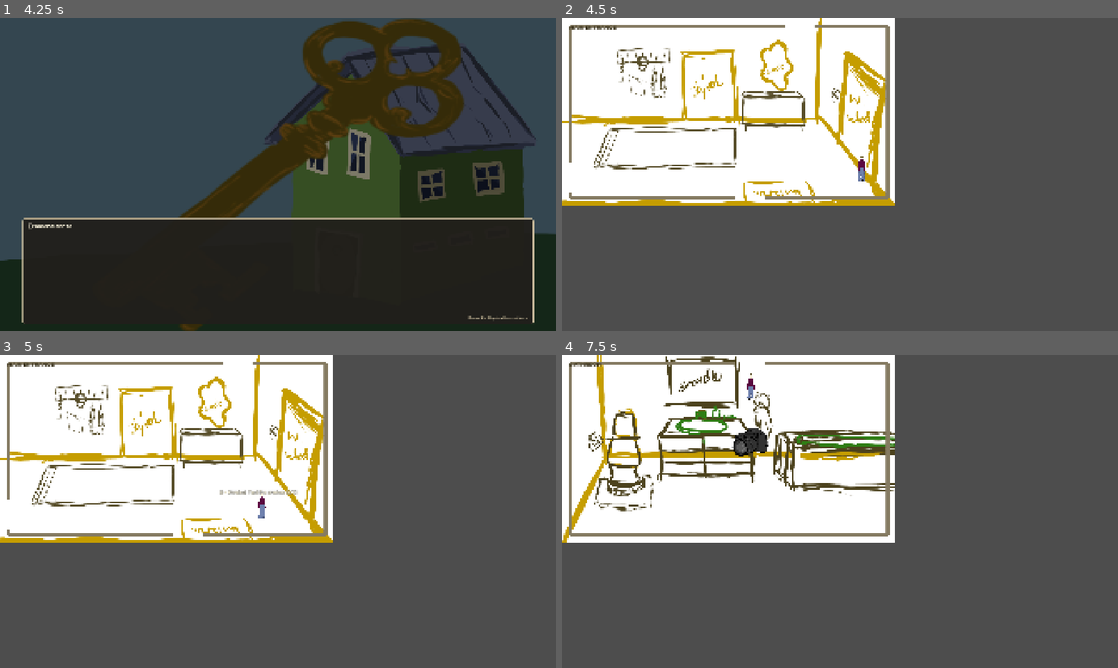
Above: before the commit, frames 1-4 (two rows, left to right).
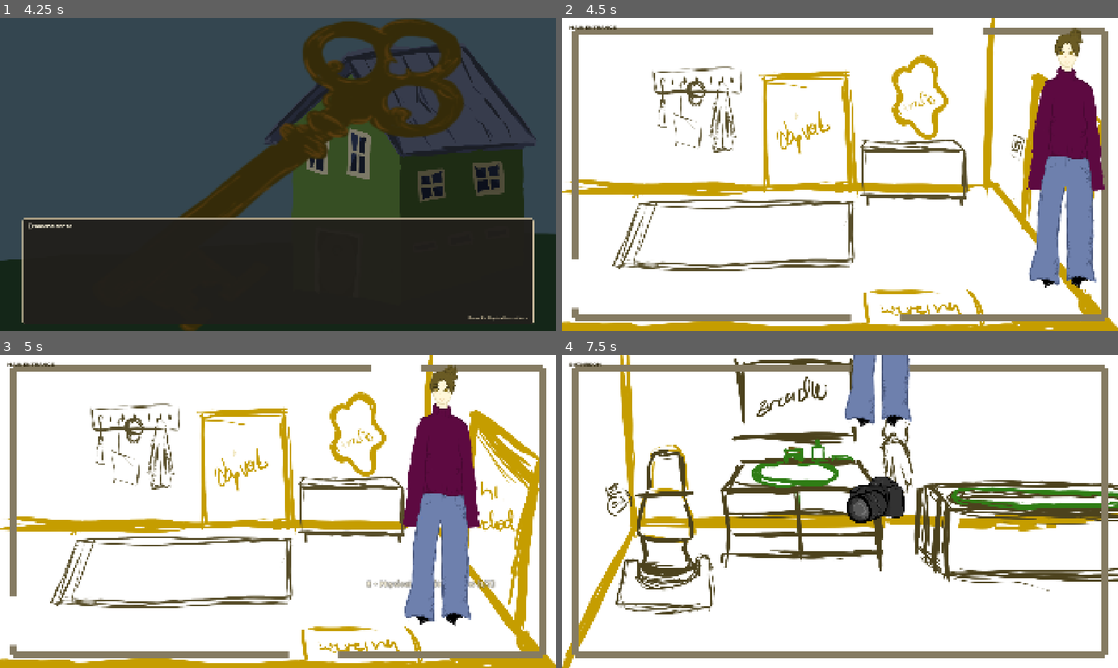
Above: after the commit, the same moments.

Repository: Sprotex/bechyne-game-jam-2026
Game: Godot game, scene res://scenes/root.tscn
The game is run twice, just before and just after one commit, with the same random seed, the same clock (stepped at 60 frames per second) and the same inputs. Sound files missing from this copy of the repository are replaced by a short silence.
Inputs:
- Up to frame 1 (4.25 s): click "ENTER THE FIRST ROOM" at 0.5 s; tap E (interact) at 1.25, 2.75, 3.5 s; hold D (move_right) 1.28-2.03 s; hold E (interact) 1.28-2.03 s; hold Escape (menu_back) 2.03-2.78 s; tap P (take_photo) at 2.1 s; hold D (move_right) 2.78-3.53 s; hold Space (toggle_music) 2.78-3.53 s; hold W (move_up) from 3.53 s (still down); tap Shift at 3.6 s
- Up to frame 2 (4.5 s): tap E (interact) at 4.25 s; release W (move_up) at 4.28 s; hold A (move_left) from 4.28 s (still down); hold E (interact) from 4.28 s (still down)
- Up to frame 3 (5 s): keep holding A (move_left); keep holding E (interact)
- Up to frame 4 (7.5 s): release E (interact) at 5.03 s; tap P (take_photo) at 5.1 s; release A (move_left) at 5.78 s; hold Escape (menu_back) 5.78-6.53 s; hold Space (toggle_music) 5.78-6.53 s; hold D (move_right) 6.53-7.25 s; tap Shift at 6.6 s; click "BACK" at 7.25 s

Frame 1 is identical in both runs. In frame 2, 77% of the frame differs, in the area x 0-100%, y 0-100%; in frame 3, 77%; in frame 4, 81%.
Error in both runs: Cannot call method 'set_input_as_handled' on a null value. (res://scripts/dialog_manager.gd:44)

Commit message:
Scale room layouts for widescreen resolution

Diff:
--- a/scenes/credits.tscn
+++ b/scenes/credits.tscn
@@ -21,10 +21,14 @@
 
 [node name="Title" type="Label" parent="." unique_id=603801952]
 layout_mode = 0
-offset_left = 420.0
-offset_top = 42.0
-offset_right = 732.0
-offset_bottom = 96.0
+anchor_left = 0.5
+anchor_top = 0.106481
+anchor_right = 0.5
+anchor_bottom = 0.106481
+offset_left = -156.0
+offset_top = -27.0
+offset_right = 156.0
+offset_bottom = 27.0
 theme_override_colors/font_color = Color(1, 0.973, 0.875, 1)
 theme_override_font_sizes/font_size = 42
 text = "CREDITS"
@@ -32,10 +36,14 @@
 
 [node name="Ondrej" type="Label" parent="." unique_id=115637845]
 layout_mode = 0
-offset_left = 102.0
-offset_top = 168.0
-offset_right = 442.0
-offset_bottom = 208.0
+anchor_left = 0.088542
+anchor_top = 0.259259
+anchor_right = 0.088542
+anchor_bottom = 0.259259
+offset_left = 0.0
+offset_top = 0.0
+offset_right = 340.0
+offset_bottom = 40.0
 rotation = -0.045
 theme_override_colors/font_color = Color(1, 0.973, 0.875, 1)
 theme_override_font_sizes/font_size = 28
@@ -43,19 +51,27 @@
 
 [node name="OndrejRole" type="Label" parent="." unique_id=977924631]
 layout_mode = 0
-offset_left = 118.0
-offset_top = 210.0
-offset_right = 460.0
-offset_bottom = 240.0
+anchor_left = 0.102431
+anchor_top = 0.324074
+anchor_right = 0.102431
+anchor_bottom = 0.324074
+offset_left = 0.0
+offset_top = 0.0
+offset_right = 342.0
+offset_bottom = 30.0
 rotation = -0.025
 text = "něco na projektu dělal"
 
 [node name="Vit" type="Label" parent="." unique_id=2031805615]
 layout_mode = 0
-offset_left = 628.0
-offset_top = 270.0
-offset_right = 930.0
-offset_bottom = 310.0
+anchor_left = 0.545139
+anchor_top = 0.416667
+anchor_right = 0.545139
+anchor_bottom = 0.416667
+offset_left = 0.0
+offset_top = 0.0
+offset_right = 302.0
+offset_bottom = 40.0
 rotation = 0.055
 theme_override_colors/font_color = Color(1, 0.973, 0.875, 1)
 theme_override_font_sizes/font_size = 28
@@ -63,19 +79,27 @@
 
 [node name="VitRole" type="Label" parent="." unique_id=1391565023]
 layout_mode = 0
-offset_left = 646.0
-offset_top = 312.0
-offset_right = 972.0
-offset_bottom = 342.0
+anchor_left = 0.560764
+anchor_top = 0.481481
+anchor_right = 0.560764
+anchor_bottom = 0.481481
+offset_left = 0.0
+offset_top = 0.0
+offset_right = 326.0
+offset_bottom = 30.0
 rotation = 0.035
 text = "něco na projektu dělal"
 
 [node name="Valentyna" type="Label" parent="." unique_id=1516276881]
 layout_mode = 0
-offset_left = 232.0
-offset_top = 446.0
-offset_right = 624.0
-offset_bottom = 486.0
+anchor_left = 0.201389
+anchor_top = 0.688272
+anchor_right = 0.201389
+anchor_bottom = 0.688272
+offset_left = 0.0
+offset_top = 0.0
+offset_right = 392.0
+offset_bottom = 40.0
 rotation = -0.035
 theme_override_colors/font_color = Color(1, 0.973, 0.875, 1)
 theme_override_font_sizes/font_size = 28
@@ -83,19 +107,27 @@
 
 [node name="ValentynaRole" type="Label" parent="." unique_id=1638573118]
 layout_mode = 0
-offset_left = 250.0
-offset_top = 488.0
-offset_right = 590.0
-offset_bottom = 518.0
+anchor_left = 0.217014
+anchor_top = 0.753086
+anchor_right = 0.217014
+anchor_bottom = 0.753086
+offset_left = 0.0
+offset_top = 0.0
+offset_right = 340.0
+offset_bottom = 30.0
 rotation = -0.02
 text = "něco na projektu dělala"
 
 [node name="Back" type="Button" parent="." unique_id=2026958159]
 layout_mode = 0
-offset_left = 500.0
-offset_top = 562.0
-offset_right = 652.0
-offset_bottom = 610.0
+anchor_left = 0.434028
+anchor_top = 0.867284
+anchor_right = 0.434028
+anchor_bottom = 0.867284
+offset_left = 0.0
+offset_top = 0.0
+offset_right = 152.0
+offset_bottom = 48.0
 text = "BACK"
 
 [connection signal="pressed" from="Back" to="." method="_on_back_pressed"]
--- a/scenes/level.tscn
+++ b/scenes/level.tscn
@@ -35,7 +35,7 @@
 horizontal_alignment = 1
 
 [node name="Fade" type="ColorRect" parent="HUD" unique_id=563383373]
-offset_right = 1152.0
-offset_bottom = 648.0
+offset_right = 1920.0
+offset_bottom = 1080.0
 mouse_filter = 2
 color = Color(0.05, 0.055, 0.05, 0)
--- a/scenes/player.tscn
+++ b/scenes/player.tscn
@@ -1,19 +1,18 @@
 [gd_scene format=3 uid="uid://ciig10qyo8xdm"]
 
 [ext_resource type="Script" uid="uid://i36doeojhwd" path="res://scripts/player_movement.gd" id="1_movement"]
-[ext_resource type="Texture2D" path="res://assets/gfx/player.png" id="2_player"]
+[ext_resource type="Texture2D" uid="uid://etp5kf3yqtxe" path="res://assets/gfx/player.png" id="2_player"]
 
 [sub_resource type="CircleShape2D" id="CircleShape2D_player"]
-radius = 16.0
+radius = 26.6667
 
 [node name="Player" type="CharacterBody2D" unique_id=89459083]
 script = ExtResource("1_movement")
 
 [node name="Sprite2D" type="Sprite2D" parent="." unique_id=1489891802]
+position = Vector2(0, -448)
 texture = ExtResource("2_player")
-position = Vector2(0, -41)
-scale = Vector2(0.1, 0.1)
 
 [node name="CollisionShape2D" type="CollisionShape2D" parent="." unique_id=1444064111]
-position = Vector2(0, -9)
+position = Vector2(0, -15)
 shape = SubResource("CircleShape2D_player")
--- a/scenes/rooms/hall.tscn
+++ b/scenes/rooms/hall.tscn
@@ -4,6 +4,7 @@
 [ext_resource type="PackedScene" path="res://scenes/room_exit.tscn" id="2_exit"]
 
 [node name="Hall" type="Node2D"]
+scale = Vector2(1.666667, 1.666667)
 script = ExtResource("1_room")
 room_title = "CORRIDOR"
 room_color = Color(0.84706, 0.78039, 0.71765, 1)
--- a/scenes/rooms/living_room.tscn
+++ b/scenes/rooms/living_room.tscn
@@ -5,6 +5,7 @@
 [ext_resource type="PackedScene" path="res://scenes/house_key.tscn" id="3_key"]
 
 [node name="LivingRoom" type="Node2D"]
+scale = Vector2(1.666667, 1.666667)
 script = ExtResource("1_room")
 room_title = "LIVING ROOM"
 room_color = Color(0.82745, 0.76863, 0.71373, 1)
--- a/scenes/rooms/main_entrance.tscn
+++ b/scenes/rooms/main_entrance.tscn
@@ -15,6 +15,7 @@
 size = Vector2(190, 80)
 
 [node name="MainEntrance" type="Node2D"]
+scale = Vector2(1.666667, 1.666667)
 script = ExtResource("1_room")
 room_title = "MAIN ENTRANCE"
 room_color = Color(0.87451, 0.82353, 0.68235, 1)
--- a/scenes/rooms/office.tscn
+++ b/scenes/rooms/office.tscn
@@ -4,6 +4,7 @@
 [ext_resource type="PackedScene" path="res://scenes/room_exit.tscn" id="2_exit"]
 
 [node name="Office" type="Node2D"]
+scale = Vector2(1.666667, 1.666667)
 script = ExtResource("1_room")
 room_title = "BEDROOM"
 room_color = Color(0.78824, 0.81176, 0.8549, 1)
--- a/scenes/rooms/west_room.tscn
+++ b/scenes/rooms/west_room.tscn
@@ -16,6 +16,7 @@
 size = Vector2(250, 105)
 
 [node name="WestRoom" type="Node2D"]
+scale = Vector2(1.666667, 1.666667)
 script = ExtResource("1_room")
 room_title = "BATHROOM"
 room_color = Color(0.78431, 0.83529, 0.77647, 1)
--- a/scripts/level.gd
+++ b/scripts/level.gd
@@ -3,7 +3,7 @@
 
 const OPTIONS_SCENE := preload("res://scenes/options.tscn")
 const INITIAL_ROOM := "res://scenes/rooms/main_entrance.tscn"
-const START_POSITION := Vector2(1080, 560)
+const START_POSITION := Vector2(1800, 933.333)
 
 var room: Room
 var transition_locked := false
--- a/scripts/player_movement.gd
+++ b/scripts/player_movement.gd
@@ -1,6 +1,6 @@
 extends CharacterBody2D
 
-@export var horizontal_speed: float = 260.0
+@export var horizontal_speed: float = 433.333
 @export_range(0.1, 1.0, 0.05) var vertical_speed_ratio: float = 0.55
 const SPRINT_SPEED_MULTIPLIER := 2.0
 var controls_enabled := true
